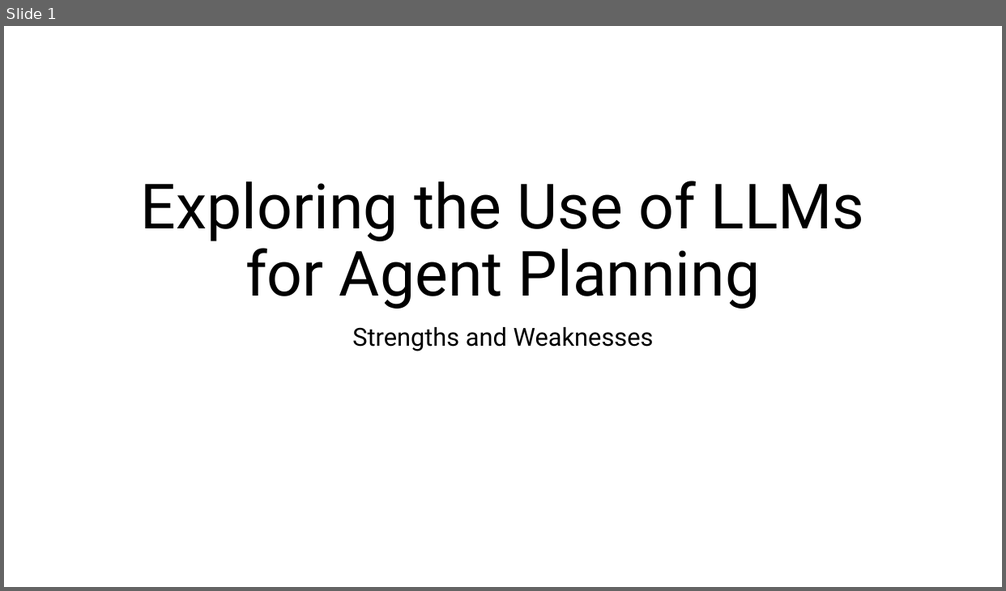
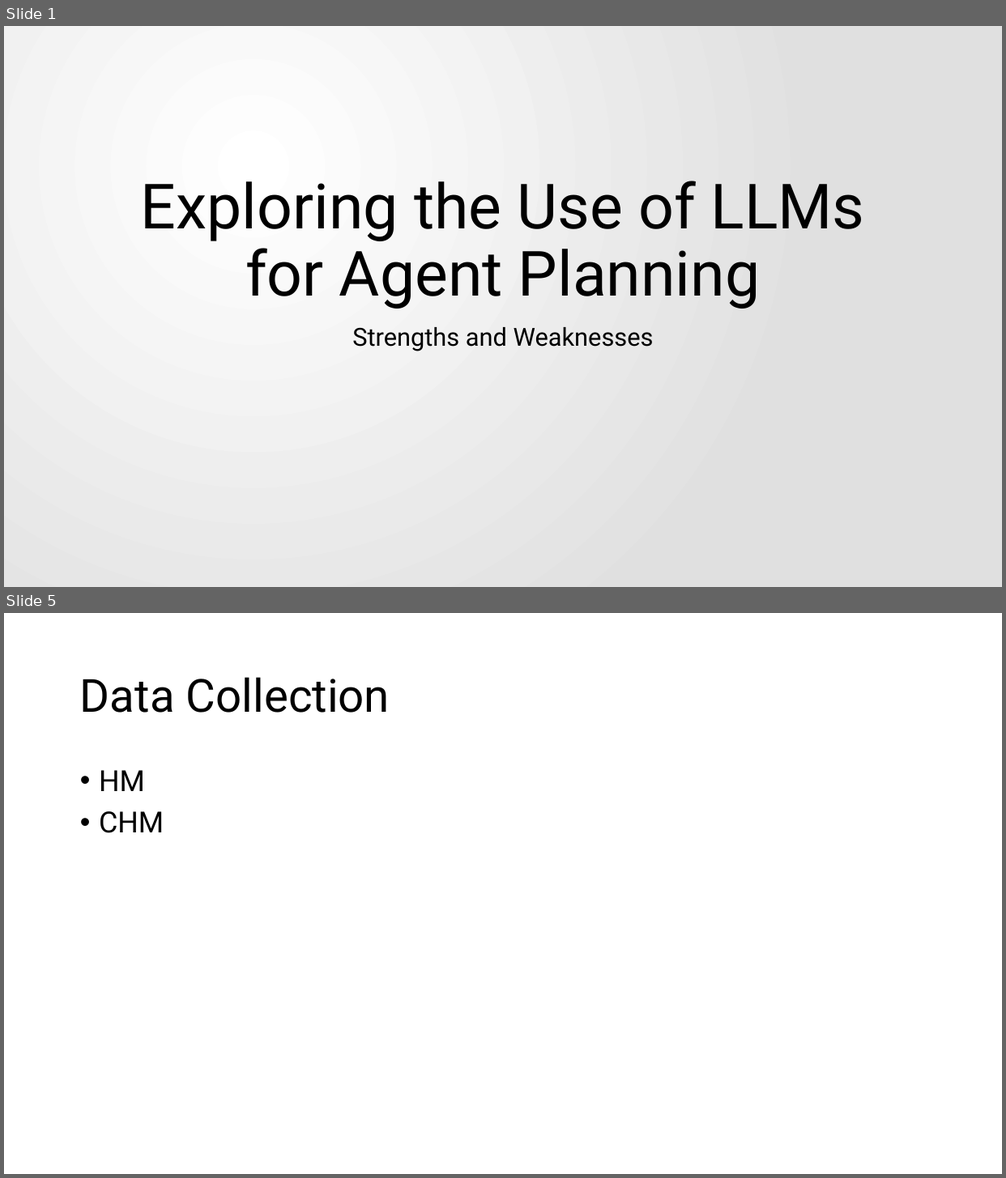
Before and after one commit to davidemodolo/master_thesis, a slide deck: presentation/Exploring the Use of LLMs for Agent Planning.pptx. Shown one above the other, each under a label of ours: slide 1 before the commit, slides 1 and 5 after it; the slides between them are not shown. The pictures are 1006x591 and 1006x1178 pixels, drawn with LibreOffice and Linux fonts; fonts in the diff are those of the drawing. Boxes give left, top, right and bottom in pixels: in the first picture for what was removed or moved away, otherwise in the second. Text is boxed around its words. In the diff, an @@ line names an element or a change of style, - is before the commit and + after.

```diff
--- a/presentation/Exploring the Use of LLMs for Agent Planning.pptx
+++ b/presentation/Exploring the Use of LLMs for Agent Planning.pptx
@@ slide 5 added at (4,613,1002,1174), background #FFFFFF @@
@@ title added at (80,677,390,713), 44 pt, text #000000 @@
+Data Collection
@@ text added at (99,770,164,833), 28 pt, text #000000 @@
+• HM
+• CHM
@@ slide 1 changed as well @@
@@ background #FFFFFF to gradient #FFFFFF to #E1E1E1 @@
```
Also in this commit, not shown: 5 other slides added, 3 other files.
